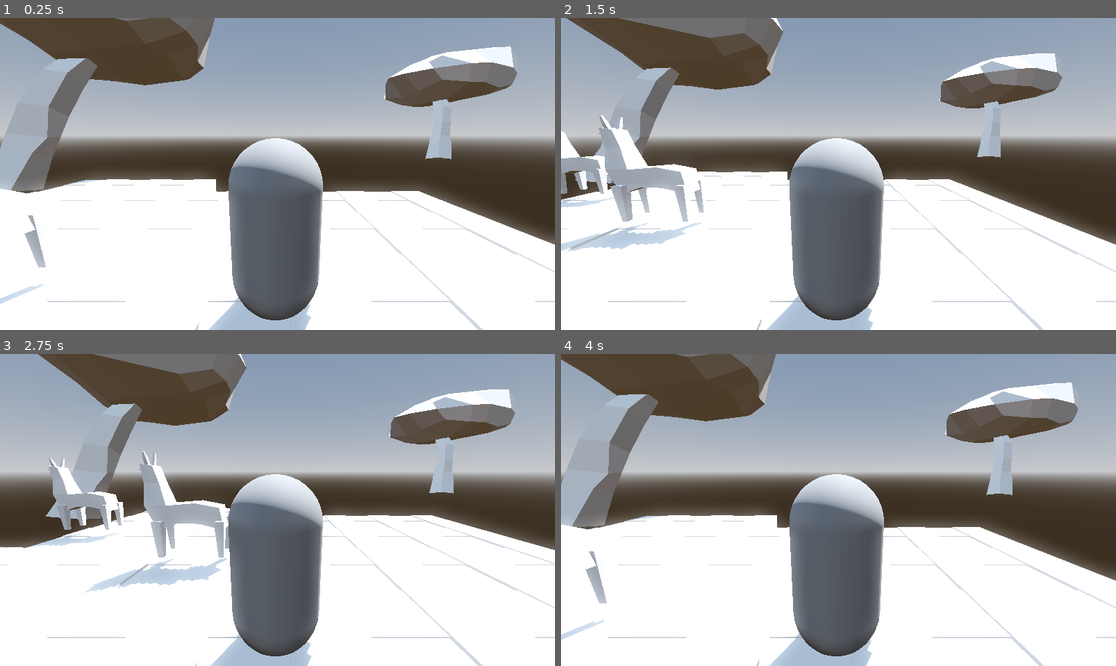
Above: before the commit, frames 1-4 (two rows, left to right).
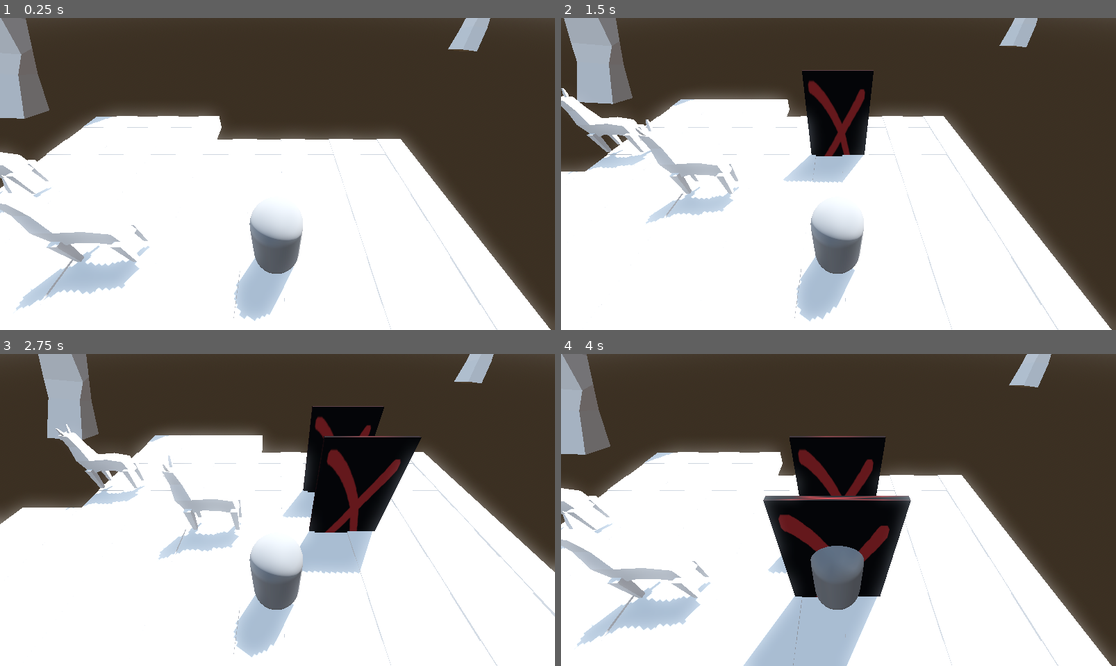
Above: after the commit, the same moments.

Repository: hazimbharis/smallgodotgame
Game: Godot game, scene res://tmp/main.tscn
The game is run twice, just before and just after one commit, with the same random seed, the same clock (stepped at 60 frames per second) and the same inputs.
Inputs:
- Up to frame 1 (0.25 s): no input
- Up to frame 2 (1.5 s): tap Enter at 0.5 s; hold Z (action_attack, bound only after the commit) 0.53-1.28 s; tap Space at 1.25 s; tap Down (camera_down) at 1.35 s
- Up to frame 3 (2.75 s): tap Z (action_attack, bound only after the commit) at 1.55 s; tap Enter at 2 s; hold Z (action_attack, bound only after the commit) from 2.03 s (still down); tap Left (camera_left) at 2.1 s
- Up to frame 4 (4 s): tap Space at 2.75 s; release Z (action_attack, bound only after the commit) at 2.78 s; tap Right (camera_right) at 2.85 s; tap Z (action_attack, bound only after the commit) at 3.05 s; tap Enter at 3.5 s; hold Z (action_attack, bound only after the commit) from 3.53 s (still down); tap Up (camera_up) at 3.6 s

The runs differ from the first frame. In frame 1, 58% of the frame differs, in the area x 0-100%, y 0-100%; in frame 2, 57%; in frame 3, 58%; in frame 4, 59%.

Commit message:
added an attack

Diff:
--- a/project.godot
+++ b/project.godot
@@ -62,3 +62,8 @@
 "events": [Object(InputEventKey,"resource_local_to_scene":false,"resource_name":"","device":-1,"window_id":0,"alt_press …(182 unchanged characters)…
 ]
 }
+action_attack={
+"deadzone": 0.5,
+"events": [Object(InputEventKey,"resource_local_to_scene":false,"resource_name":"","device":-1,"window_id":0,"alt_pressed":false,"shift_pressed":false,"ctrl_pressed":false,"meta_pressed":false,"pressed":false,"keycode":0,"physical_keycode":90,"key_label":0,"unicode":122,"echo":false,"script":null)
+]
+}
--- a/tmp/main.gd
+++ b/tmp/main.gd
@@ -1,11 +1,14 @@
 extends Node3D
 @onready var camera = $CharacterBody3D/Camera3D
 @onready var player = $CharacterBody3D
+@onready var map = $GridMap
 var rotating = false
 var left = 1;
 var down = 2;
 var right = 3;
 var up = 4;
+
+var attackPath = load("res://tmp/sickassattack.tscn")
 
 # when changing camera, just shift ui keys left-wise or right-wise according to rotation amounts
 # [l,d,r,u]
@@ -21,8 +24,32 @@
 	if event.is_action_pressed("ui_text_caret_word_left"):
 		rotating = true
 
+	if event.is_action_pressed("action_attack"):
+		match up:
+			1:
+				var newAttack = attackPath.instantiate()
+				newAttack.set_position(Vector3(player.position.x - 2, player.position.y, player.position.z))
+				newAttack.rotation = player.rotation
+				add_child(newAttack)
+			2:
+				var newAttack = attackPath.instantiate()
+				newAttack.set_position(Vector3(player.position.x, player.position.y, player.position.z + 2))
+				newAttack.rotation = player.rotation
+				add_child(newAttack)
+			3:
+				var newAttack = attackPath.instantiate()
+				newAttack.set_position(Vector3(player.position.x + 2, player.position.y, player.position.z))
+				newAttack.rotation = player.rotation
+				add_child(newAttack)
+			4:
+				var newAttack = attackPath.instantiate()
+				newAttack.set_position(Vector3(player.position.x, player.position.y, player.position.z - 2))
+				newAttack.rotation = player.rotation
+				add_child(newAttack)
+		print(map.local_to_map(player.position))
+		return;
+
 	if rotating:
-		print(player.rotation)
 		if event.is_action("camera_up"):
 			player.rotation.y += 0
 		elif event.is_action("camera_right"):
@@ -59,6 +86,7 @@
 			if right == 5: right = 1;
 			up += 1;
 			if up == 5: up = 1;
+
 	else:
 		if event.is_action("move_left"):
 			match left:
--- a/tmp/main.tscn
+++ b/tmp/main.tscn
@@ -48,7 +48,7 @@
 transform = Transform3D(1, 0, 0, 0, 1, 0, 0, 0, 1, 2.77001, 2.17145, 1.11316)
 
 [node name="Camera3D" type="Camera3D" parent="CharacterBody3D"]
-transform = Transform3D(1, 0, 0, 0, 0.982652, 0.185461, 0, -0.185461, 0.982652, 0.0194776, 1.02563, 2.13962)
+transform = Transform3D(1, 0, 0, 0, 0.727737, 0.685857, 0, -0.685857, 0.727737, 0.0194776, 3.79715, 2.13962)
 
 [node name="CollisionShape3D" type="CollisionShape3D" parent="CharacterBody3D"]
 shape = SubResource("CapsuleShape3D_26cpo")
--- /dev/null
+++ b/tmp/sickassattack.tscn
@@ -0,0 +1,16 @@
+[gd_scene load_steps=4 format=3 uid="uid://bllm4ynwbwewe"]
+
+[ext_resource type="Texture2D" uid="uid://cdg6md3gp14cg" path="res://tmp/attackparticle.png" id="1_i5lr8"]
+
+[sub_resource type="StandardMaterial3D" id="StandardMaterial3D_63de2"]
+albedo_texture = ExtResource("1_i5lr8")
+uv1_scale = Vector3(3, 2, 2)
+
+[sub_resource type="BoxMesh" id="BoxMesh_1s304"]
+material = SubResource("StandardMaterial3D_63de2")
+size = Vector3(2, 4, 0.1)
+
+[node name="Node3D" type="Node3D"]
+
+[node name="MeshInstance3D" type="MeshInstance3D" parent="."]
+mesh = SubResource("BoxMesh_1s304")
Binary file added: tmp/attackparticle.png
Not shown, added: tmp/attackparticle.png.import
